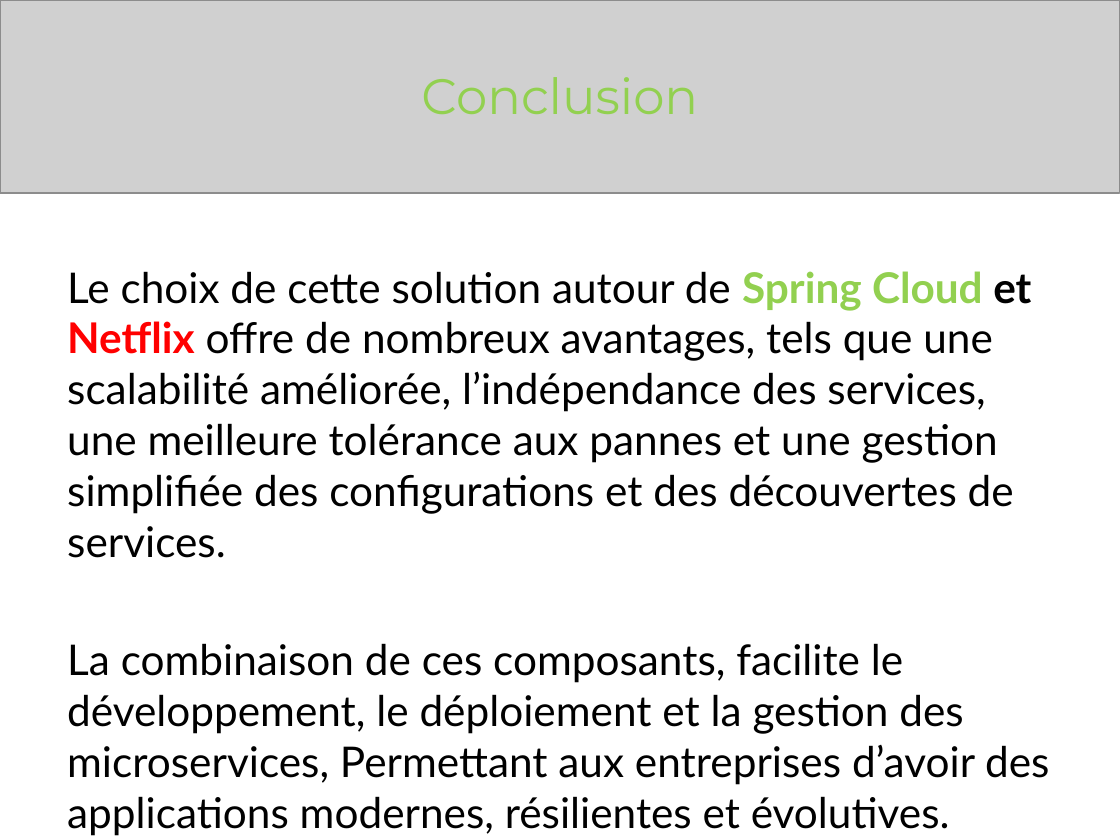
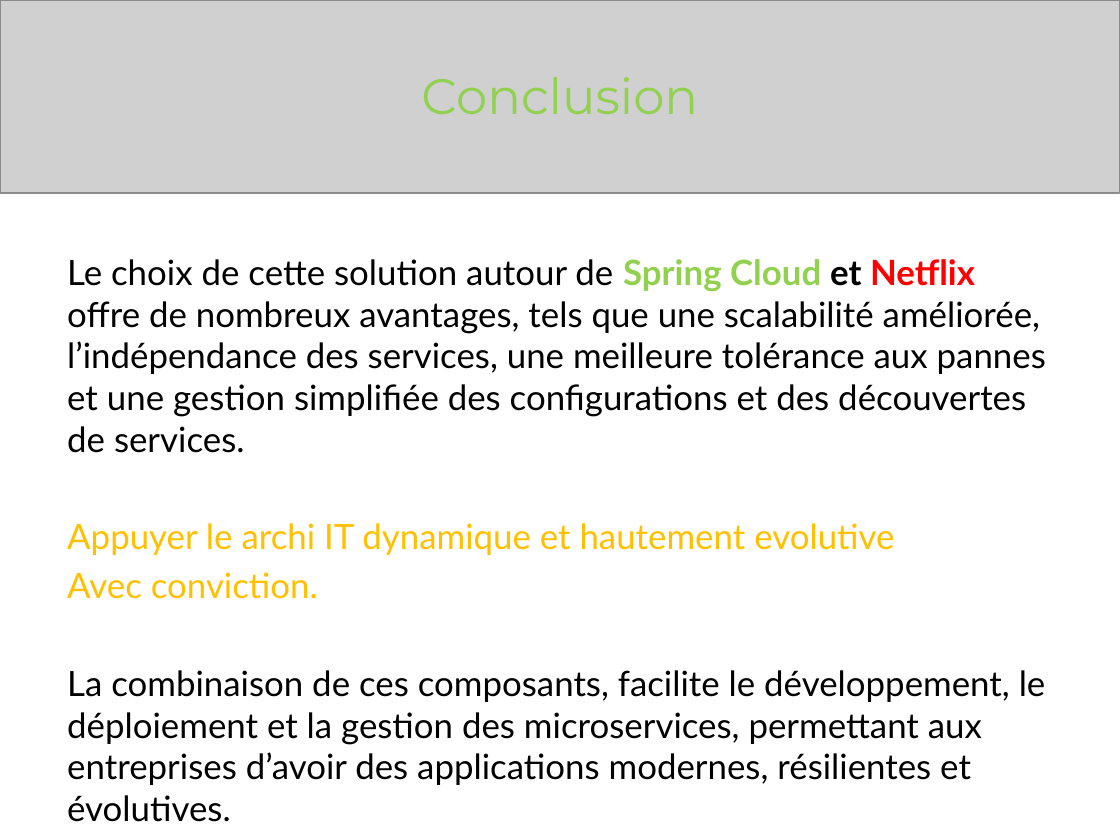
Before and after one commit to Elouaret/spring-cloud, a slide deck: slide 10 of Netflix_au_service_du_printemps.pptx. Drawn at 1120x840 pixels with LibreOffice and Linux fonts; fonts in the diff are those of the drawing; grey boxes stand for pictures. Boxes give left, top, right and bottom in pixels: in the first picture for what was removed or moved away, otherwise in the second. Text is boxed around its words. In the diff, an @@ line names an element or a change of style, - is before the commit and + after.

```diff
--- a/Netflix_au_service_du_printemps.pptx
+++ b/Netflix_au_service_du_printemps.pptx
@@ text at bbox=[67, 259, 1046, 453]: size 27.2 to 22.4 pt in "Le choix de cette solution autour de ..." @@
@@ text at bbox=[67, 523, 1046, 822]: text changed; size 27.2 to 22.4 pt @@
-La combinaison de ces composants, facilite le développement, le déploiement et la gestion des microservices, Permettant aux entreprises d’avoir des applications modernes, résilientes et évolutives.
+Appuyer le archi IT dynamique et hautement evolutive
+Avec conviction.
+La combinaison de ces composants, facilite le développement, le déploiement et la gestion des microservices, permettant aux entreprises d’avoir des applications modernes, résilientes et évolutives.
```
Also in this commit, not shown: 3 other slides changed, 16 other files.
